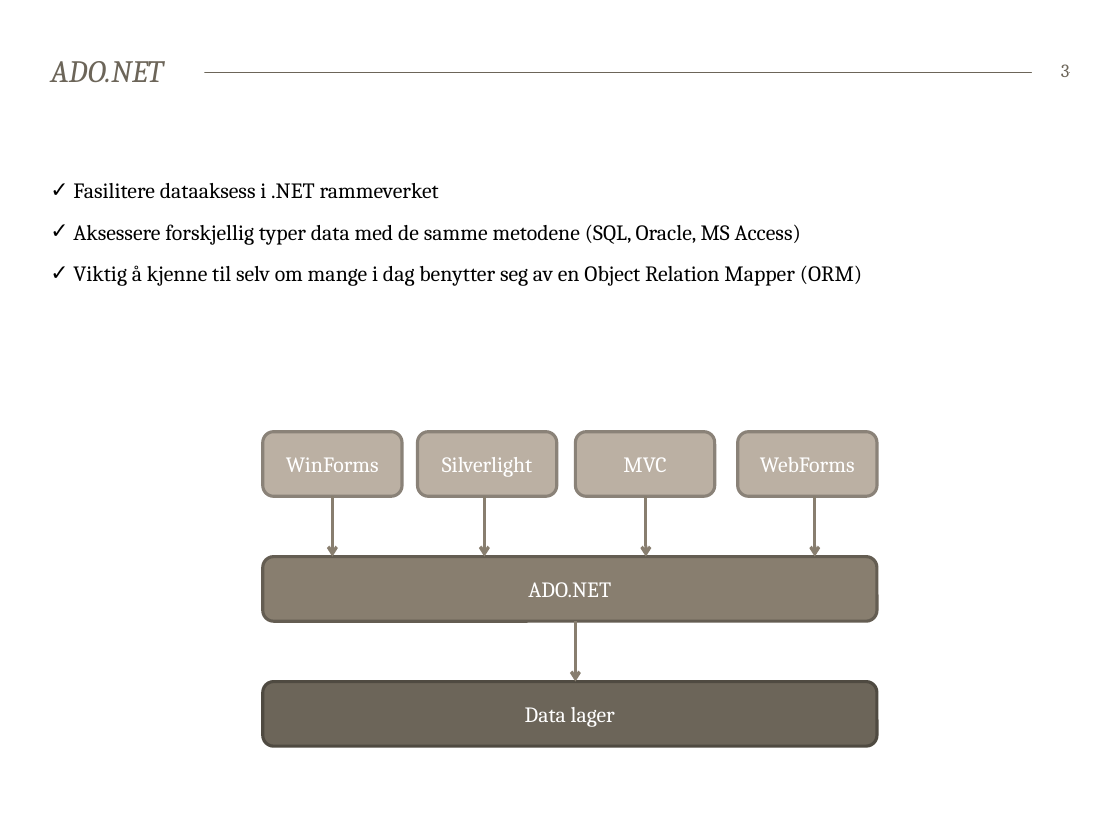
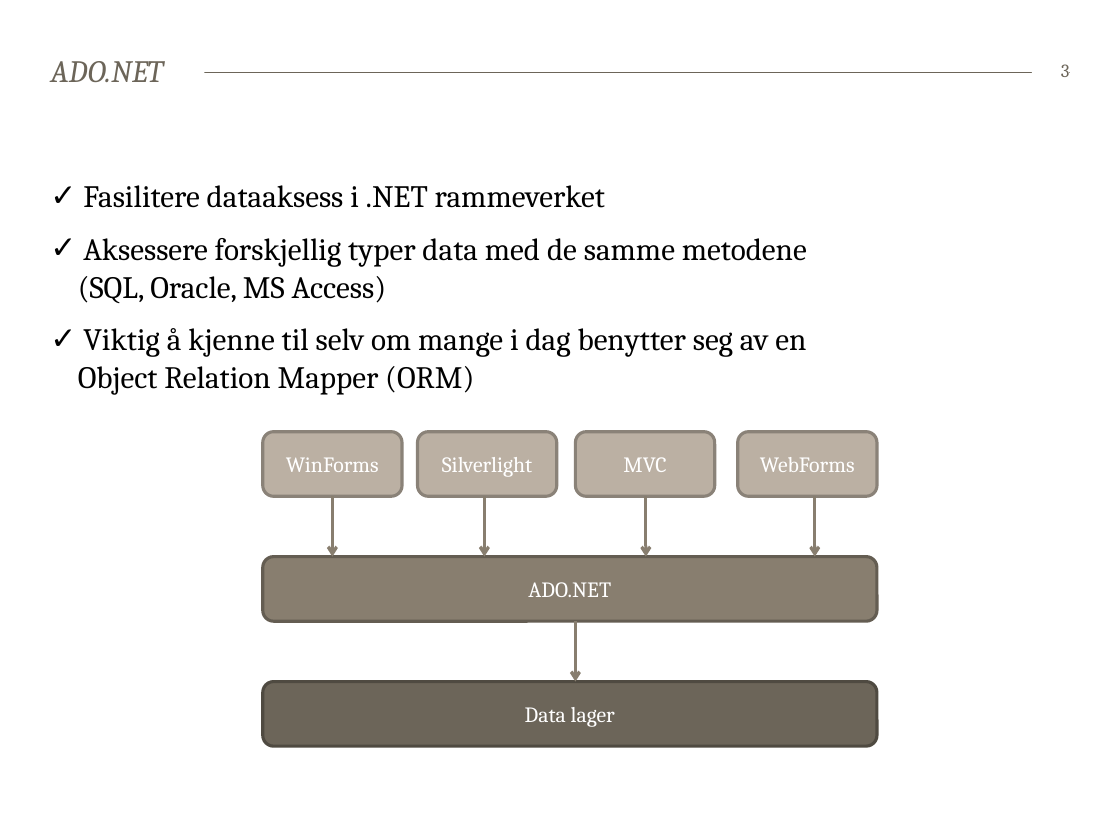
Before and after one commit to bekk/dotnetkurs, a slide deck: slide 3 of persistingData/persistingData.pptx. Drawn at 1120x840 pixels with LibreOffice and Linux fonts; fonts in the diff are those of the drawing. Boxes give left, top, right and bottom in pixels: in the first picture for what was removed or moved away, otherwise in the second. Text is boxed around its words. In the diff, an @@ line names an element or a change of style, - is before the commit and + after.

```diff
--- a/persistingData/persistingData.pptx
+++ b/persistingData/persistingData.pptx
@@ text "Fasilitere dataaksess i .NET rammeverket" at (78, 185, 807, 395): size 14 to 20 pt @@
```
Also in this commit, not shown: 5 other slides changed, 11 other files.
